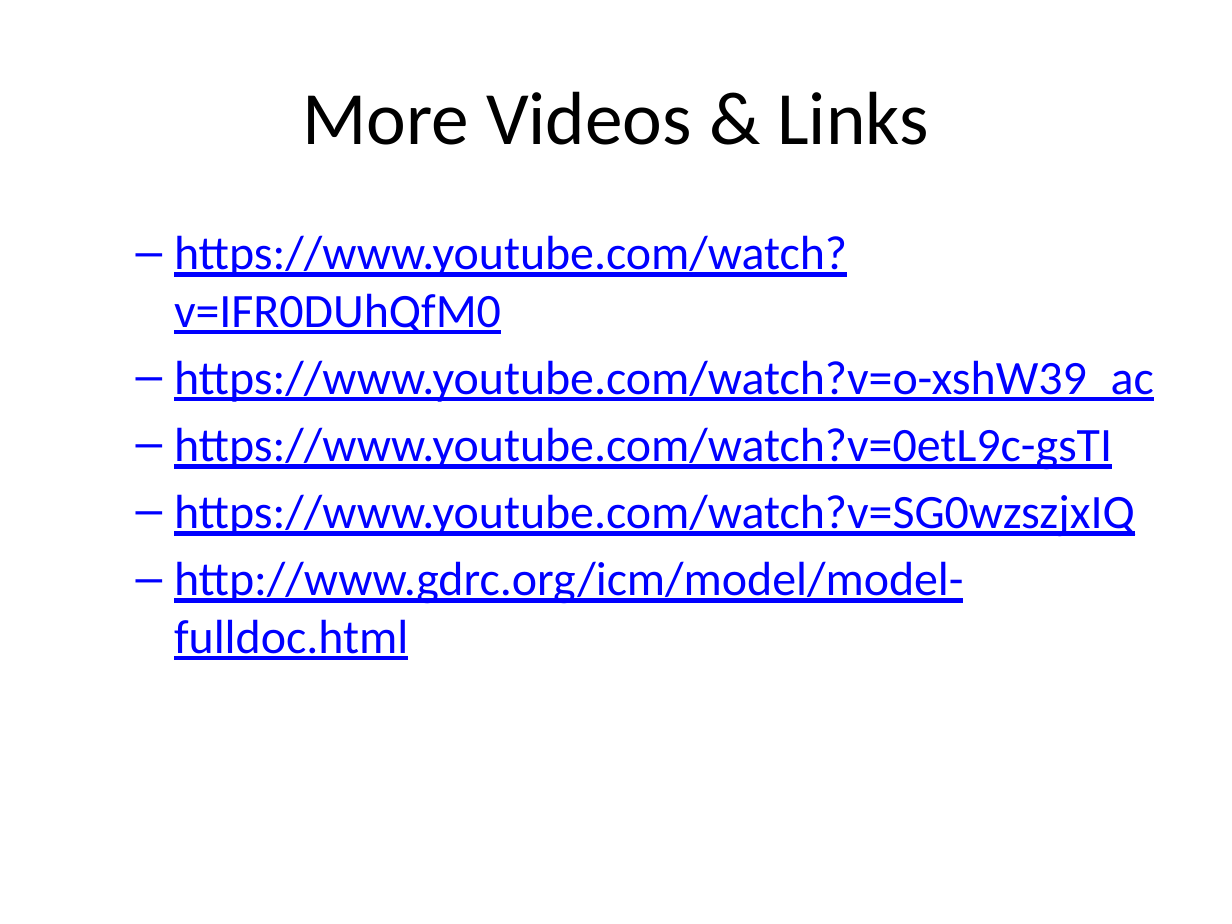
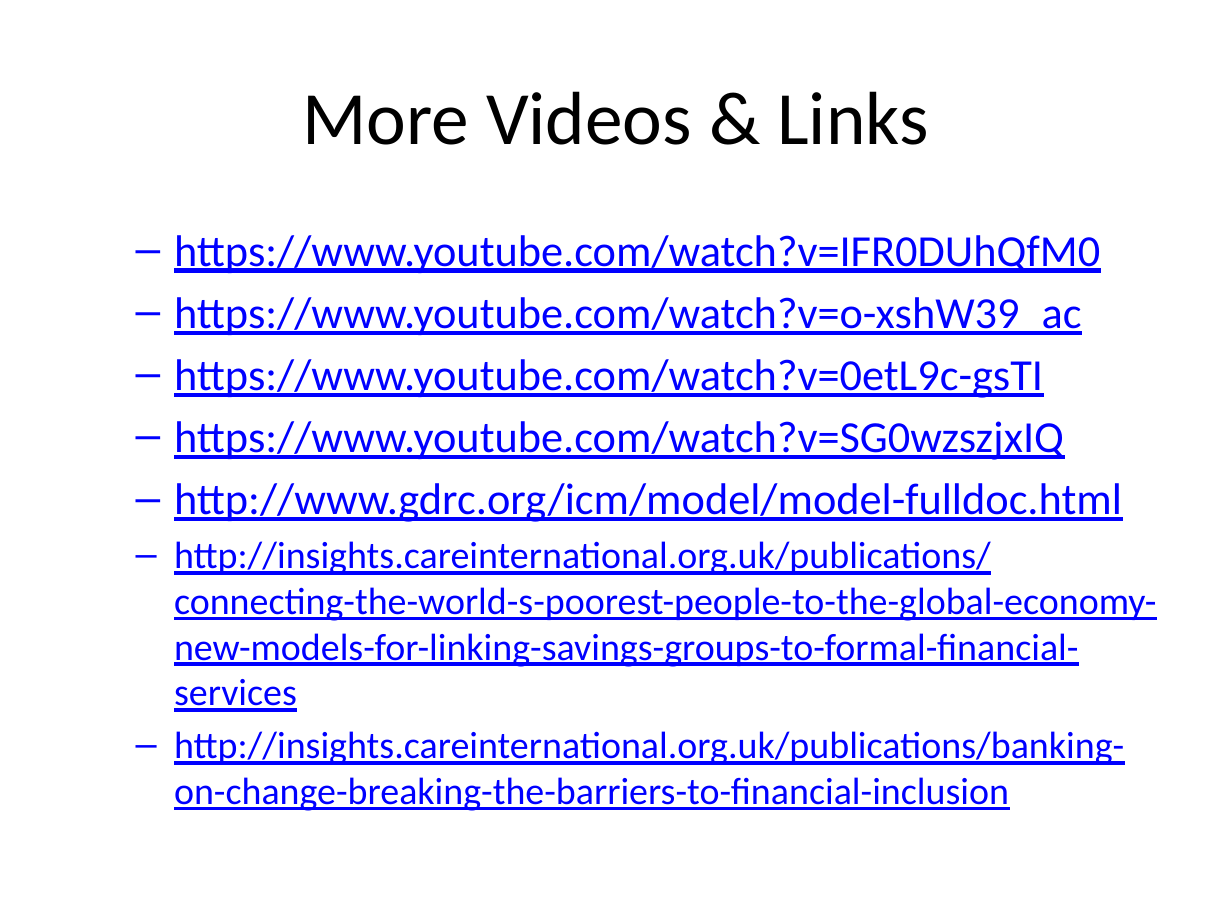
Before and after one commit to huang-pan/village-bank, a slide deck: slide 32 of Village Bank.pptx. Drawn at 1232x924 pixels with LibreOffice and Linux fonts; fonts in the diff are those of the drawing. Boxes give left, top, right and bottom in pixels: in the first picture for what was removed or moved away, otherwise in the second. Text is boxed around its words. In the diff, an @@ line names an element or a change of style, - is before the commit and + after.

Commit message:
added links to ppt

```diff
--- a/Village Bank.pptx
+++ b/Village Bank.pptx
@@ text at box(174, 235, 1122, 522): size 28 to 25.9 pt in "https://www.youtube.com/watch?v=IFR0DUhQfM0", "https://www.youtube.com/watch?v=o-xshW39_ac", "https://www.youtube.com/watch?v=0etL9c-gsTI", "https://www.youtube.com/watch?v=SG0wzszjxIQ" and 1 more places @@
@@ text at box(174, 541, 1156, 811): paragraphs added @@
+  – http://insights.careinternational.org.uk/publications/connecting-the-world-s-poorest-people-to-the-global-economy-new-models-for-linking-savings-groups-to-formal-financial-services
+  – http://insights.careinternational.org.uk/publications/banking-on-change-breaking-the-barriers-to-financial-inclusion
```
Also in this commit, not shown: 1 other slide changed.
